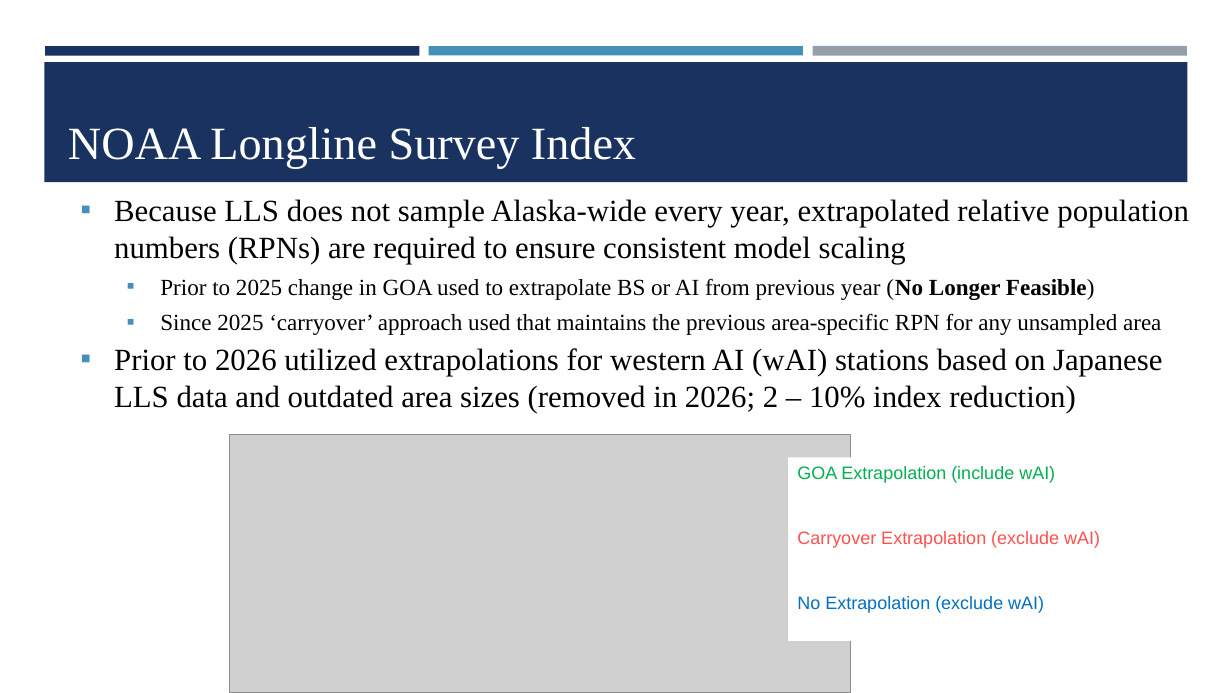
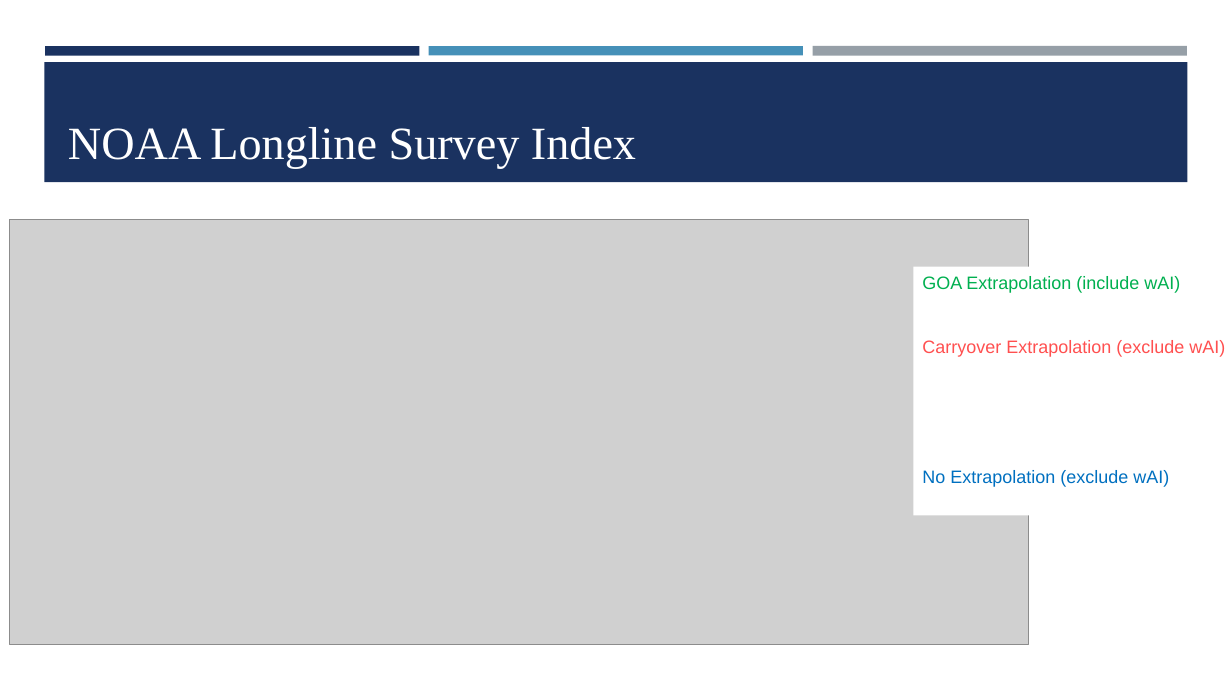
Before and after one commit to dgoethel-noaa/2026_Sablefish_CIE, a slide deck: slide 15 of Presentations/6. Sablefish CIE_Data_Assessment.pptx (slide 13 before the commit). Drawn at 1232x693 pixels with LibreOffice and Linux fonts; fonts in the diff are those of the drawing; grey boxes stand for pictures; background and template pictures are left out. Boxes give left, top, right and bottom in pixels: in the first picture for what was removed or moved away, otherwise in the second. Text is boxed around its words. In the diff, an @@ line names an element or a change of style, - is before the commit and + after.

```diff
--- a/Presentations/6. Sablefish CIE_Data_Assessment.pptx
+++ b/Presentations/6. Sablefish CIE_Data_Assessment.pptx
@@ text removed at bbox=[114, 199, 1189, 413] @@
-▪ Because LLS does not sample Alaska-wide every year, extrapolated relative population numbers (RPNs) are required to ensure consistent model scaling
-  ▪ Prior to 2025 change in GOA used to extrapolate BS or AI from previous year (No Longer Feasible)
-  ▪ Since 2025 ‘carryover’ approach used that maintains the previous area-specific RPN for any unsampled area
-▪ Prior to 2026 utilized extrapolations for western AI (wAI) stations based on Japanese LLS data and outdated area sizes (removed in 2026; 2 – 10% index reduction)
@@ picture: place and size @@
-picture at bbox=[229, 434, 850, 693]
+picture at bbox=[10, 220, 1029, 644]
@@ rectangle "GOA Extrapolation (include wAI)": place and size @@
-rectangle "GOA Extrapolation (include wAI)" at bbox=[797, 466, 1100, 613]
+rectangle "GOA Extrapolation (include wAI)" at bbox=[913, 267, 1232, 516]
```
Also in this commit, not shown: 11 other slides changed, 2 slides added, 2 other files.
